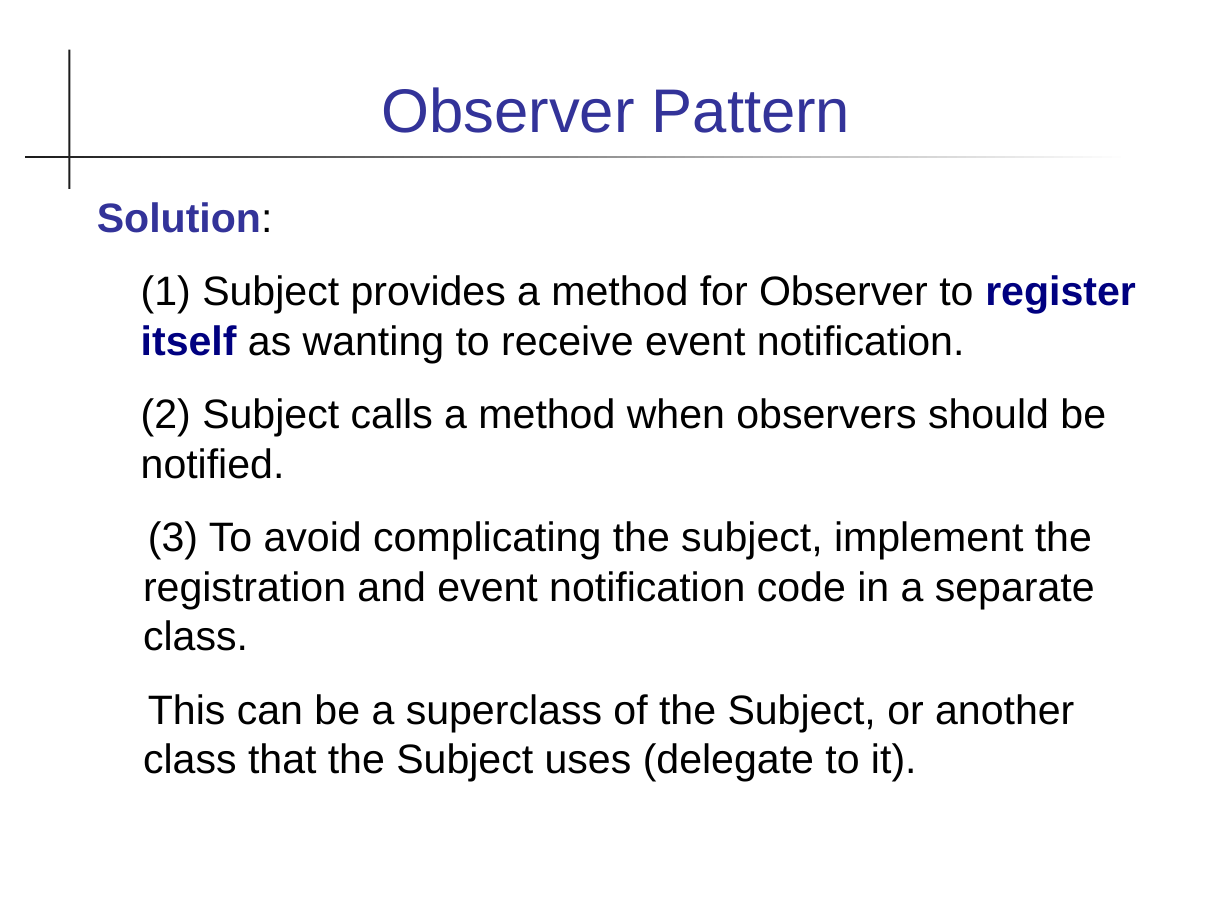
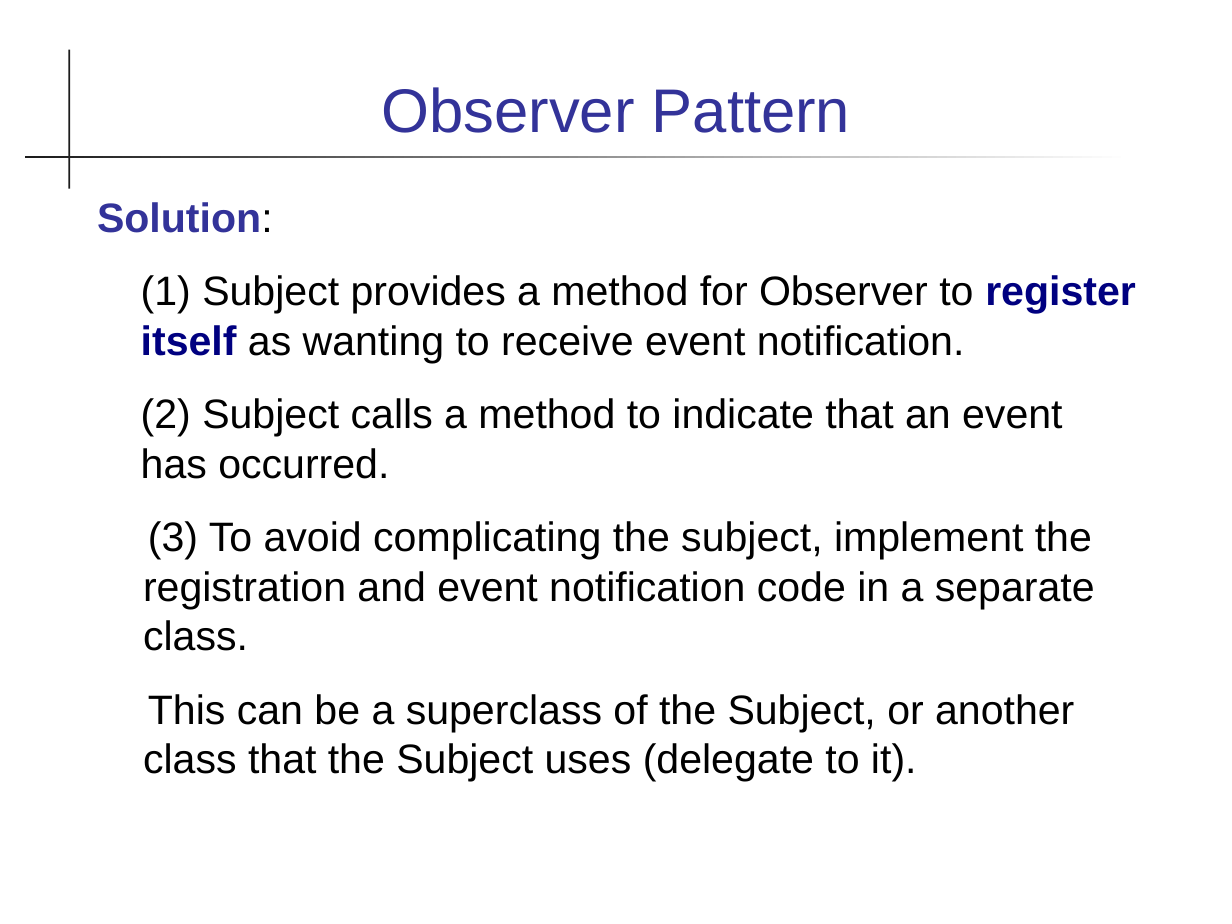
Before and after one commit to skeoop/skeoop.github.io, a slide deck: slide 3 of patterns/Observer-Pattern.ppt (slide 2 before the commit). Drawn at 1232x924 pixels with LibreOffice and Linux fonts; fonts in the diff are those of the drawing. Boxes give left, top, right and bottom in pixels: in the first picture for what was removed or moved away, otherwise in the second. Text is boxed around its words. In the diff, an @@ line names an element or a change of style, - is before the commit and + after.

Commit message:
update material on Observer and threads assignment

```diff
--- a/patterns/Observer-Pattern.ppt
+++ b/patterns/Observer-Pattern.ppt
@@ text at [97, 202, 1136, 781]: indent changed @@
@@ text at [141, 398, 1062, 479]: text changed @@
-(2) Subject calls a method when observers should be notified.
+(2) Subject calls a method to indicate that an event has occurred.
```
Also in this commit, not shown: 10 other slides changed, 1 slide added, 5 other files.
